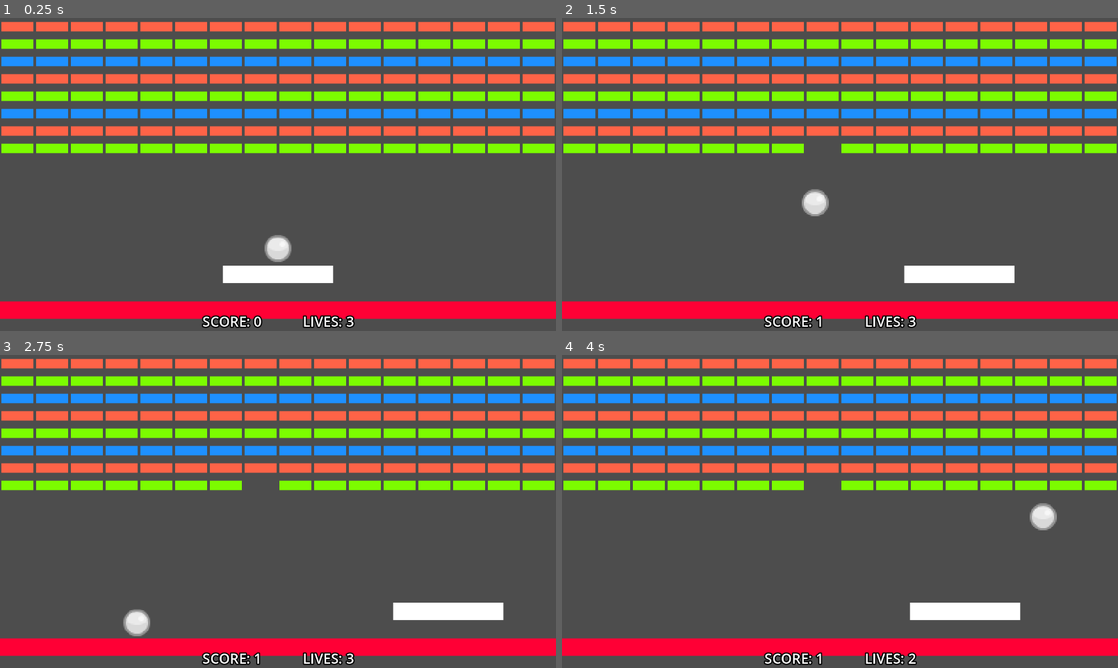
Above: before the commit, frames 1-4 (two rows, left to right).
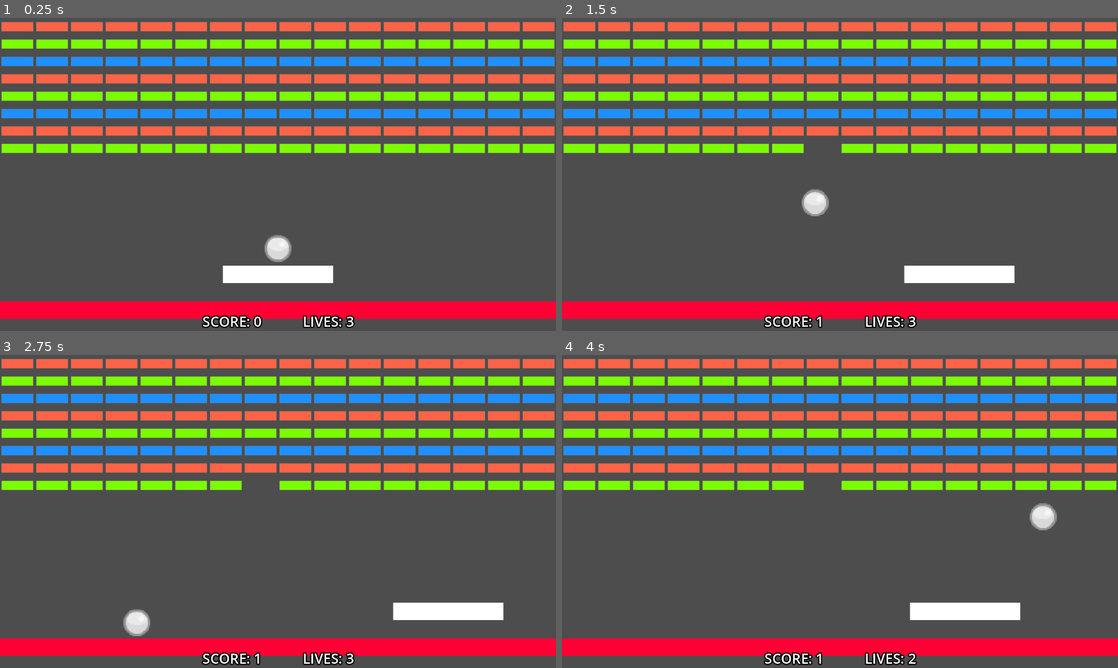
Above: after the commit, the same moments.

Repository: coreypowerdejong/breakout
Game: Godot game, scene res://scenes/game.tscn
Same seed, same stepped clock (60 frames per second), same inputs: the game is played once before the commit and once after it.
Inputs:
- Up to frame 1 (0.25 s): no input
- Up to frame 2 (1.5 s): tap Enter at 0.5 s; hold Right (move_right) 0.53-1.28 s; hold Space (launch_ball) 0.53-1.28 s; hold Left (move_left) from 1.28 s (still down); tap Space (launch_ball) at 1.35 s
- Up to frame 3 (2.75 s): release Left (move_left) at 2.03 s; hold Right (move_right) from 2.03 s (still down); hold Space (launch_ball) from 2.03 s (still down)
- Up to frame 4 (4 s): release Space (launch_ball) at 2.78 s; tap Space (launch_ball) at 2.85 s; release Right (move_right) at 3.53 s; hold Left (move_left) from 3.53 s (still down); hold Space (launch_ball) from 3.53 s (still down)

The runs differ from the first frame. In frame 1, 4.2% of the frame differs, in the area x 0-100%, y 1-44%; in frame 2, 4.2%; in frame 3, 4.2%; in frame 4, 4.2%.

Commit message:
Add win condition and replay

Diff:
--- a/scenes/brick.tscn
+++ b/scenes/brick.tscn
@@ -12,7 +12,7 @@
 collision_mask = 2
 script = ExtResource("1_f7vuh")
 
-[node name="ColorRect" type="ColorRect" parent="."]
+[node name="Outline" type="ColorRect" parent="."]
 anchors_preset = 8
 anchor_left = 0.5
 anchor_top = 0.5
@@ -22,6 +22,20 @@
 offset_top = -11.0
 offset_right = 37.0
 offset_bottom = 11.0
+grow_horizontal = 2
+grow_vertical = 2
+color = Color(0.468406, 0.468406, 0.468406, 1)
+
+[node name="Fill" type="ColorRect" parent="."]
+anchors_preset = 8
+anchor_left = 0.5
+anchor_top = 0.5
+anchor_right = 0.5
+anchor_bottom = 0.5
+offset_left = -36.0
+offset_top = -10.0
+offset_right = 36.0
+offset_bottom = 10.0
 grow_horizontal = 2
 grow_vertical = 2
 
--- a/scenes/game.tscn
+++ b/scenes/game.tscn
@@ -108,21 +108,31 @@
 theme_override_font_sizes/font_size = 32
 text = "LIVES: 3"
 
-[node name="StartButton" type="Button" parent="HUD/Control"]
+[node name="VBoxContainer" type="VBoxContainer" parent="HUD/Control"]
 layout_mode = 1
 anchors_preset = 8
 anchor_left = 0.5
 anchor_top = 0.5
 anchor_right = 0.5
 anchor_bottom = 0.5
-offset_left = -4.0
-offset_top = -4.0
-offset_right = 4.0
-offset_bottom = 4.0
+offset_left = -84.0
+offset_top = -53.0
+offset_right = 84.0
+offset_bottom = 53.0
 grow_horizontal = 2
 grow_vertical = 2
+
+[node name="WinLabel" type="Label" parent="HUD/Control/VBoxContainer"]
+layout_mode = 2
+theme_override_font_sizes/font_size = 32
+text = "Congratulations!
+You win!"
+horizontal_alignment = 1
+
+[node name="StartButton" type="Button" parent="HUD/Control/VBoxContainer"]
+layout_mode = 2
 theme_override_font_sizes/font_size = 32
 text = "Play Again"
 
 [connection signal="body_entered" from="Endzone" to="." method="_on_endzone_body_entered"]
-[connection signal="pressed" from="HUD/Control/StartButton" to="." method="_on_start_button_pressed"]
+[connection signal="pressed" from="HUD/Control/VBoxContainer/StartButton" to="." method="_on_start_button_pressed"]
--- a/scripts/HUD.gd
+++ b/scripts/HUD.gd
@@ -17,8 +17,12 @@
 	$Control/HBoxContainer/MarginContainer2/LivesLabel.text = "LIVES: " + str(lives)
 
 func game_over():
-	$Control/StartButton.show()
-
+	$Control/VBoxContainer/StartButton.show()
 
 func start_game():
-	$Control/StartButton.hide()
+	$Control/VBoxContainer/StartButton.hide()
+	$Control/VBoxContainer/WinLabel.hide()
+
+func win():
+	game_over()
+	$Control/VBoxContainer/WinLabel.show()
--- a/scripts/brick.gd
+++ b/scripts/brick.gd
@@ -18,4 +18,4 @@
 	emit_signal("block_broken")
 
 func set_color(color):
-	$ColorRect.set_color(color)
+	$Fill.set_color(color)
--- a/scripts/game.gd
+++ b/scripts/game.gd
@@ -18,6 +18,9 @@
 	score += 1
 	$HUD.update_score(score)
 	$Ball.increase_speed()
+	var total_bricks = len(get_tree().get_nodes_in_group("bricks"))
+	if total_bricks == 1:
+		win()
 
 func _on_endzone_body_entered(body):
 	$Ball.reset()
@@ -32,6 +35,11 @@
 	$HUD.game_over()
 
 
+func win():
+	get_tree().paused = true
+	$HUD.win()
+
+
 func _on_start_button_pressed():
 	reset_game()
 	get_tree().paused = false
@@ -40,6 +48,7 @@
 func reset_game():
 	Paddle.reset()
 	$Ball.reset()
+	build_bricks()
 	lives = 3
 	$HUD.update_lives(lives)
 	score = 0
@@ -47,11 +56,14 @@
 	$HUD.start_game()
 
 func build_bricks(rows = 8, columns = 16):
+	get_tree().call_group("bricks", "queue_free")
 	var colors = ["tomato", "lawngreen", "dodgerblue"]
 	for i in columns:
 		for j in rows:
 			var brick = brick_scene.instantiate()
-			brick.global_position = Vector2( 1280 / 32 + i*1280/16, 20 + j*40)
+			var spacing = 1280/columns
+			brick.global_position = Vector2(spacing/2 + i*spacing, 20 + j*40)
 			brick.set_color(colors[j % 3])
 			brick.block_broken.connect(_on_brick_broken)
+			brick.add_to_group("bricks")
 			add_child(brick)
